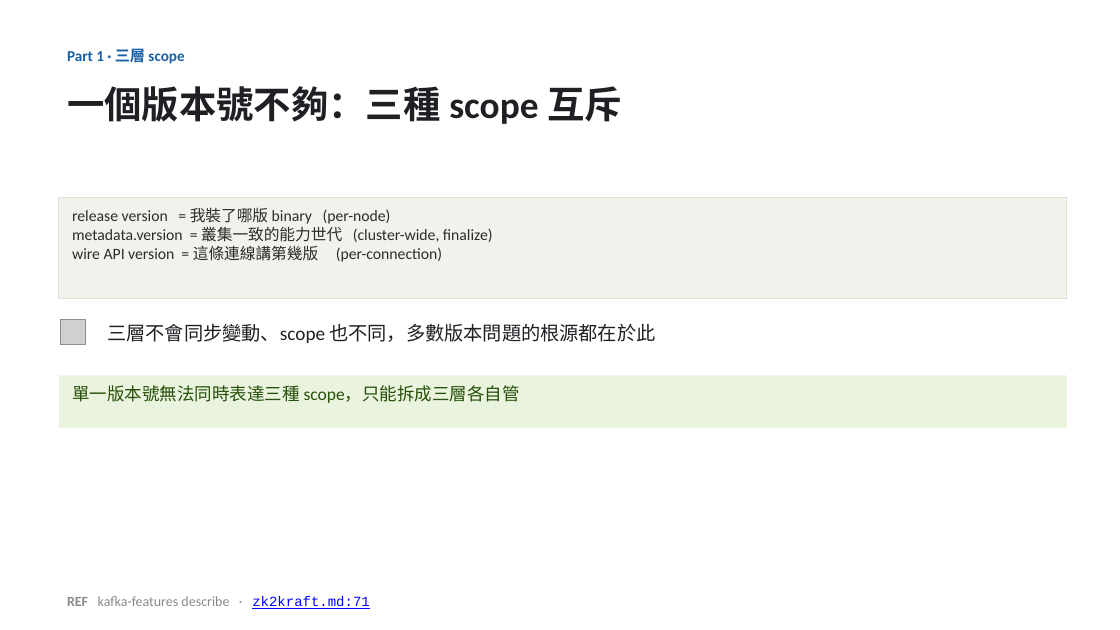
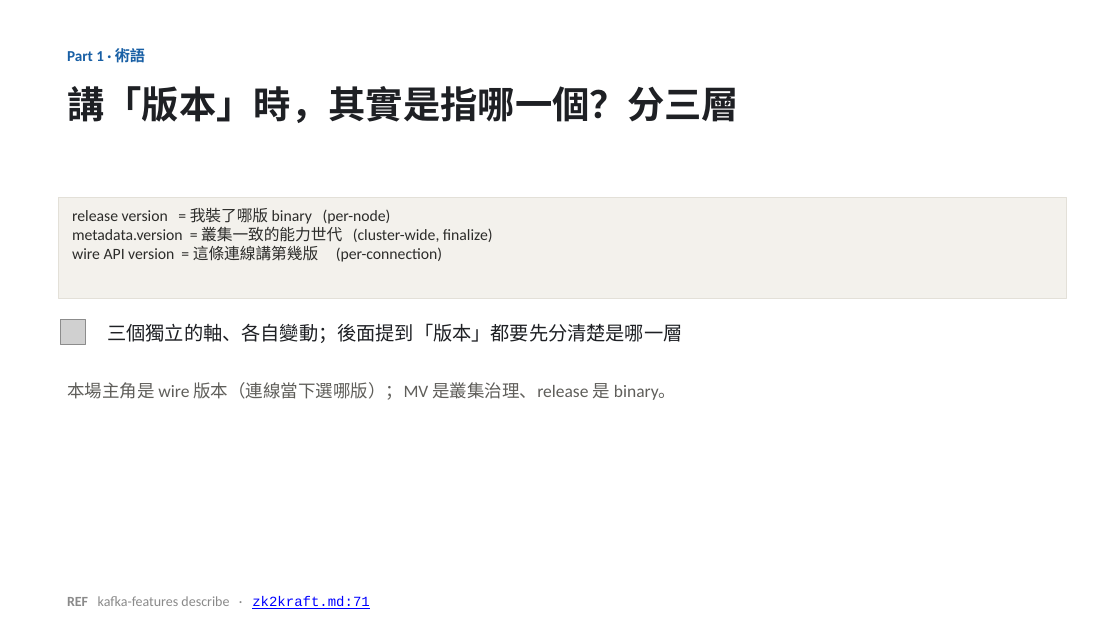
Before and after one commit to unknowntpo/kafka, a slide deck: slide 5 of study/version-control/kafka-version-negotiation.pptx. Drawn at 1120x630 pixels with LibreOffice and Linux fonts; fonts in the diff are those of the drawing; grey boxes stand for pictures. Boxes give left, top, right and bottom in pixels: in the first picture for what was removed or moved away, otherwise in the second. Text is boxed around its words. In the diff, an @@ line names an element or a change of style, - is before the commit and + after.

Commit message:
study(version-control): Part 1 因果拆乾淨、隨堂考砍到 2 題
- 拆成 動機(為何對不齊→協商) / 術語(版本是哪一層) / 架構(三種連線各自怎麼選)，三個不同問題，不再重複「一個版本不夠」
- 三角色地圖併進「架構」那張、controller 一次登場；移除易誤導的「三種通訊 而且 對不齊」因果綁定
- 隨堂考 3→2（移除過於簡單的「一個版本打天下」）；14 張
- talk-outline.md 同步

```diff
--- a/study/version-control/kafka-version-negotiation.pptx
+++ b/study/version-control/kafka-version-negotiation.pptx
@@ text at [67,46,145,66]: text changed @@
-Part 1 · 三層 scope
+Part 1 · 術語
@@ text at [67,86,739,123]: text changed @@
-一個版本號不夠：三種 scope 互斥
+講「版本」時，其實是指哪一個？分三層
@@ text at [107,323,682,343]: text changed @@
-三層不會同步變動、scope 也不同，多數版本問題的根源都在於此
+三個獨立的軸、各自變動；後面提到「版本」都要先分清楚是哪一層
@@ text "本場主角是 wire 版本（連線當下選哪版）；MV 是叢集治理、release 是 ...": place and size @@
-text "本場主角是 wire 版本（連線當下選哪版）；MV 是叢集治理、release 是 ..." at [59,376,1067,428]
+text "本場主角是 wire 版本（連線當下選哪版）；MV 是叢集治理、release 是 ..." at [67,382,676,400]
@@ text "本場主角是 wire 版本（連線當下選哪版）；MV 是叢集治理、release 是 ..." at [67,382,676,400]: fill #E9F3DE to none @@
@@ text at [67,382,676,400]: text changed; text colour #27500A to #5F5E5A @@
-單一版本號無法同時表達三種 scope，只能拆成三層各自管
+本場主角是 wire 版本（連線當下選哪版）；MV 是叢集治理、release 是 binary。
```
Also in this commit, not shown: 3 other slides changed, 2 slides removed, 2 other files.
